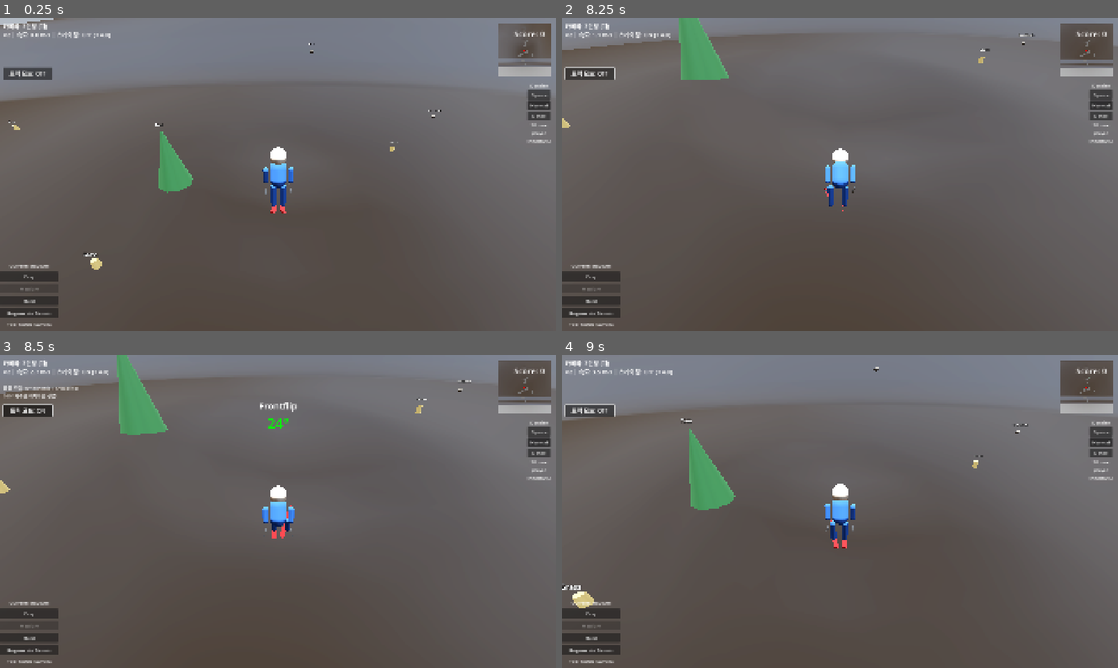
Above: before the commit, frames 1-4 (two rows, left to right).
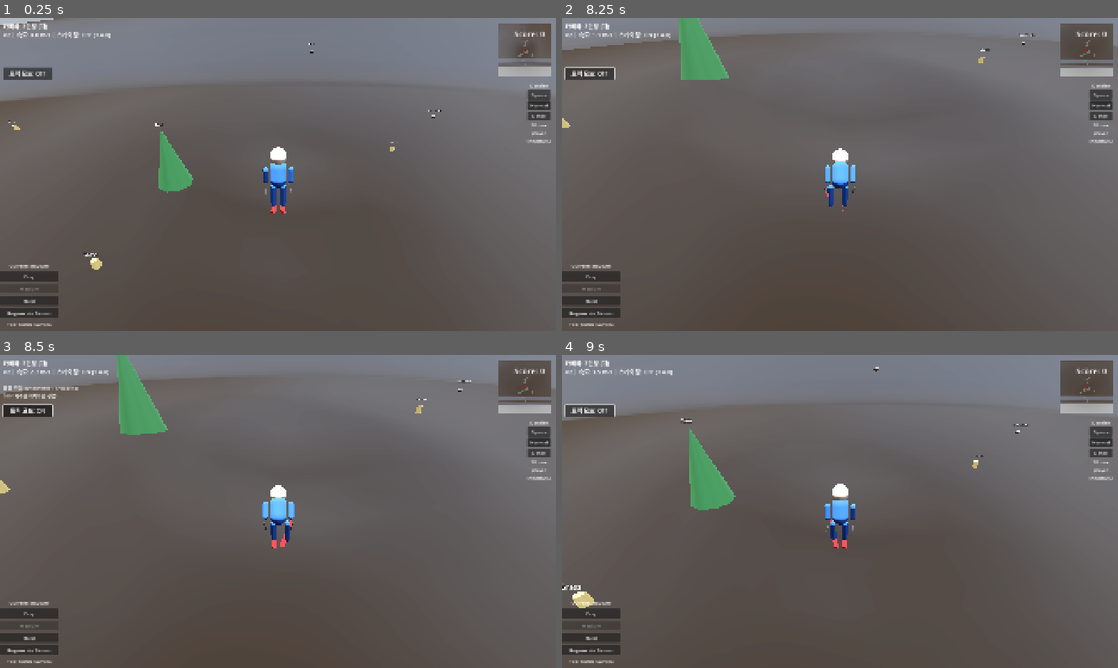
Above: after the commit, the same moments.

Repository: kimhanui/ski-boarder
Game: Godot game, scene res://scenes/main.tscn
Two runs of this game, one before a commit and one after it. Both use one fixed random seed, a clock stepped at 60 frames per second and the inputs below.
Inputs (mouse positions are in pixels of both pictures, inside the frame that each line leads up to):
- Up to frame 1 (0.25 s): no input
- Up to frame 2 (8.25 s): click "Easy" at 0.5 s; click "Easy" at 1.25 s; click "Normal" at 2 s; click "Normal" at 2.75 s; click "Hard" at 3.5 s; click "Regenerate Terrain" at 4.25 s; click "Sparse" at 5 s; click "Dense" at 5.75 s; click "트릭 모드: OFF" at 6.5 s; click "트릭 모드: ON" at 7.25 s; tap Enter at 8 s; move the mouse to (812, 237) at 8.02 s; hold W (move_forward) from 8.03 s (still down); tap Space (jump) at 8.1 s; click (812, 237) at 8.17 s
- Up to frame 3 (8.5 s): keep holding W (move_forward); tap Space (jump) at 8.27 s
- Up to frame 4 (9 s): tap Space (jump) at 8.57 s; release W (move_forward) at 8.75 s; drag from (1006, 558) to (812, 574) at 8.77 s

Frames 1-2 are identical in both runs. In frame 3, 0.6% of the frame differs, in the area x 46-54%, y 15-62%; in frame 4, nothing differs.

Commit message:
트릭 실행 조건 강화: 공중 특정 높이 이상에서만 가능
- MIN_TRICK_HEIGHT 상수 추가 (1.5m)
- _get_height_above_ground() 함수 추가하여 지면과의 거리 측정
- 트릭 입력 감지 시 최소 높이 체크 추가
- AIRBORNE 상태가 아닐 때 (GROUNDED, LANDING 등) 트릭 변수 강제 리셋
- LANDING 진입 시 trick_flip_speed를 0으로 설정하여 즉시 회전 중단
- 착지 후 W/S 키를 눌러도 트릭이 실행되지 않도록 보호

🤖 Generated with [Claude Code](https://claude.com/claude-code)

Co-Authored-By: Claude <noreply@anthropic.com>

Diff:
--- a/scripts/player/player_v2.gd
+++ b/scripts/player/player_v2.gd
@@ -39,6 +39,7 @@
 const GRAB_MIN_FRAMES = 6  # Minimum frames to hold grab
 const LAND_ROLL_THRESHOLD = 12.0  # deg - max roll for safe landing
 const LAND_PITCH_THRESHOLD = 18.0  # deg - max pitch for safe landing
+const MIN_TRICK_HEIGHT = 1.5  # meters - minimum height above ground to perform tricks
 
 # Carving/steering constants (new physics-based turning)
 const STEER_YAW_RATE = 90.0  # deg/s - how fast ski yaw changes with A/D input
@@ -197,12 +198,14 @@
 			jump_state = JumpState.AIRBORNE
 			was_in_air = true
 
-	# Detect trick inputs in the air (only if trick mode enabled)
+	# Detect trick inputs in the air (only if trick mode enabled and AIRBORNE)
 	if jump_state == JumpState.AIRBORNE and trick_mode_enabled:
 		_detect_trick_inputs()
-	else:
-		# Reset air inputs when grounded or trick mode disabled
-		_reset_air_inputs()
+	elif jump_state != JumpState.AIRBORNE:
+		# Force reset air inputs when not airborne (GROUNDED, LANDING, etc.)
+		if trick_in_progress or abs(air_pitch) > 0.1 or abs(trick_flip_speed) > 0.1:
+			_reset_air_inputs()
+			print("[Trick] Reset - Not airborne (state: %d)" % jump_state)
 
 	# Force reset body rotations when trick mode is OFF (Simplified)
 	if not trick_mode_enabled and jump_state == JumpState.AIRBORNE:
@@ -411,6 +414,9 @@
 			if _can_land_safely():
 				# Calculate trick score before landing
 				_calculate_trick_score()
+
+				# Stop trick rotation immediately on landing
+				trick_flip_speed = 0.0
 
 				jump_state = JumpState.LANDING
 				jump_timer = 0.0
@@ -777,6 +783,13 @@
 	if not trick_mode_enabled:
 		return
 
+	# ✅ Check minimum height above ground for tricks
+	var height_above_ground = _get_height_above_ground()
+	if height_above_ground < MIN_TRICK_HEIGHT:
+		# Too low to perform tricks - reset trick speed gradually
+		trick_flip_speed = lerp(trick_flip_speed, 0.0, 0.2)
+		return
+
 	var delta = get_physics_process_delta_time()
 
 	# ✅ W/S → Flip tricks ONLY (Frontflip/Backflip)
@@ -1103,6 +1116,28 @@
 	return false
 
 
+## Get height above ground using raycast
+func _get_height_above_ground() -> float:
+	# Raycast downward from player position to find ground
+	var space_state = get_world_3d().direct_space_state
+	var from = global_position
+	var to = global_position + Vector3.DOWN * 50.0  # Check up to 50m down
+
+	var query = PhysicsRayQueryParameters3D.create(from, to)
+	query.collision_mask = 2  # Environment layer only
+	var result = space_state.intersect_ray(query)
+
+	if result.is_empty():
+		# No ground found - assume very high
+		return 999.0
+
+	# Calculate distance to ground
+	var ground_point = result.get("position", global_position)
+	var height = global_position.y - ground_point.y
+
+	return height
+
+
 ## Calculate trick score based on rotation accuracy
 func _calculate_trick_score() -> void:
 	# Only calculate if a flip trick was performed
